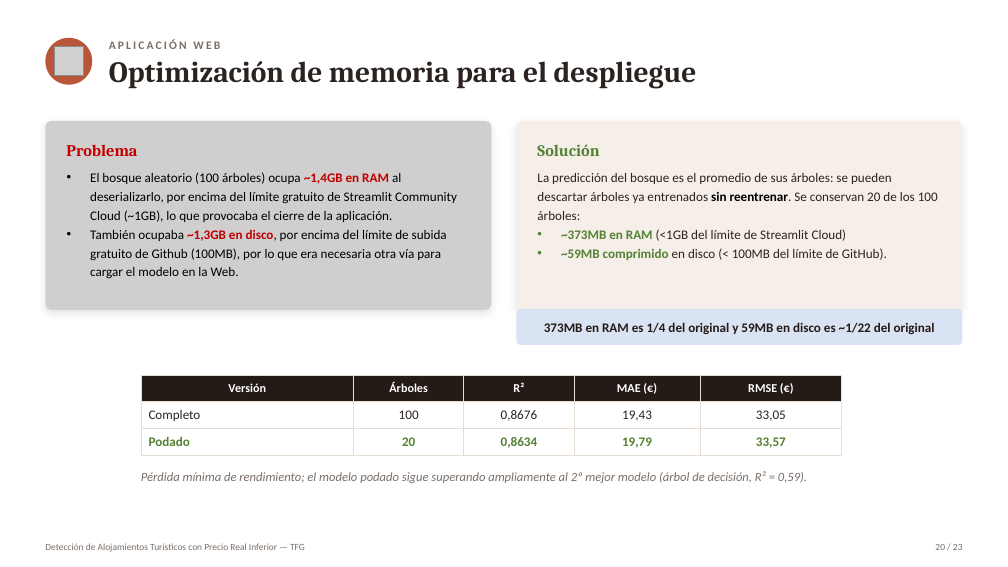
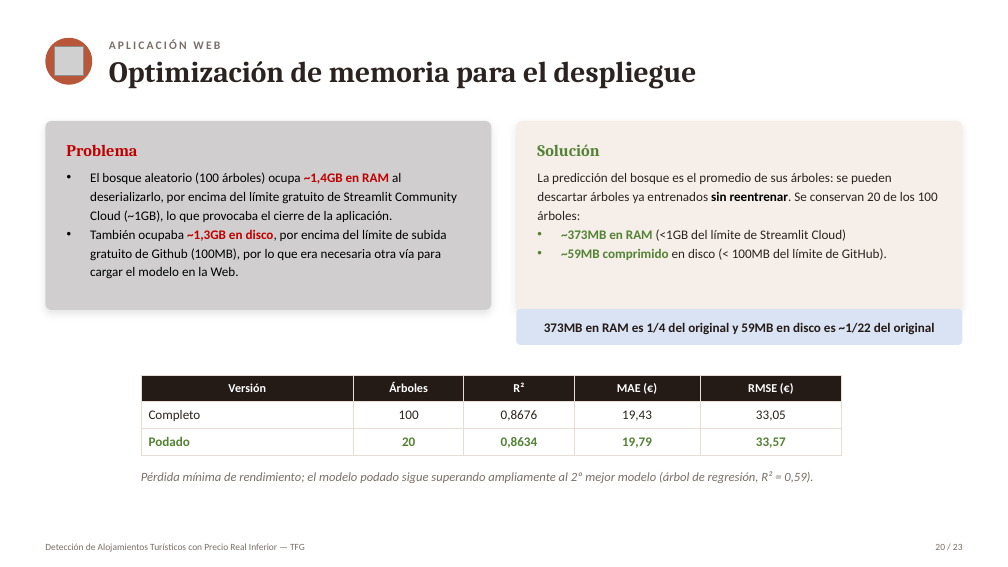
Before and after one commit to Marjimleo3/TFG, a slide deck: slide 20 of TFG_Chollos/Presentacion_Defensa_TFG.pptx. Drawn at 1008x567 pixels with LibreOffice and Linux fonts; fonts in the diff are those of the drawing; grey boxes stand for pictures. Boxes give left, top, right and bottom in pixels: in the first picture for what was removed or moved away, otherwise in the second. Text is boxed around its words. In the diff, an @@ line names an element or a change of style, - is before the commit and + after.

Commit message:
fix: Inconsistencia de nombres (árbol de regresión en vez de árbol de decisión) y 'provincia' en vez de 'provincial'

```diff
--- a/TFG_Chollos/Presentacion_Defensa_TFG.pptx
+++ b/TFG_Chollos/Presentacion_Defensa_TFG.pptx
@@ text at box(141, 471, 813, 483): text changed @@
-Pérdida mínima de rendimiento; el modelo podado sigue superando ampliamente al 2º mejor modelo (árbol de decisión, R² = 0,59).
+Pérdida mínima de rendimiento; el modelo podado sigue superando ampliamente al 2º mejor modelo (árbol de regresión, R² = 0,59).
```
Also in this commit, not shown: 1 other slide changed.
